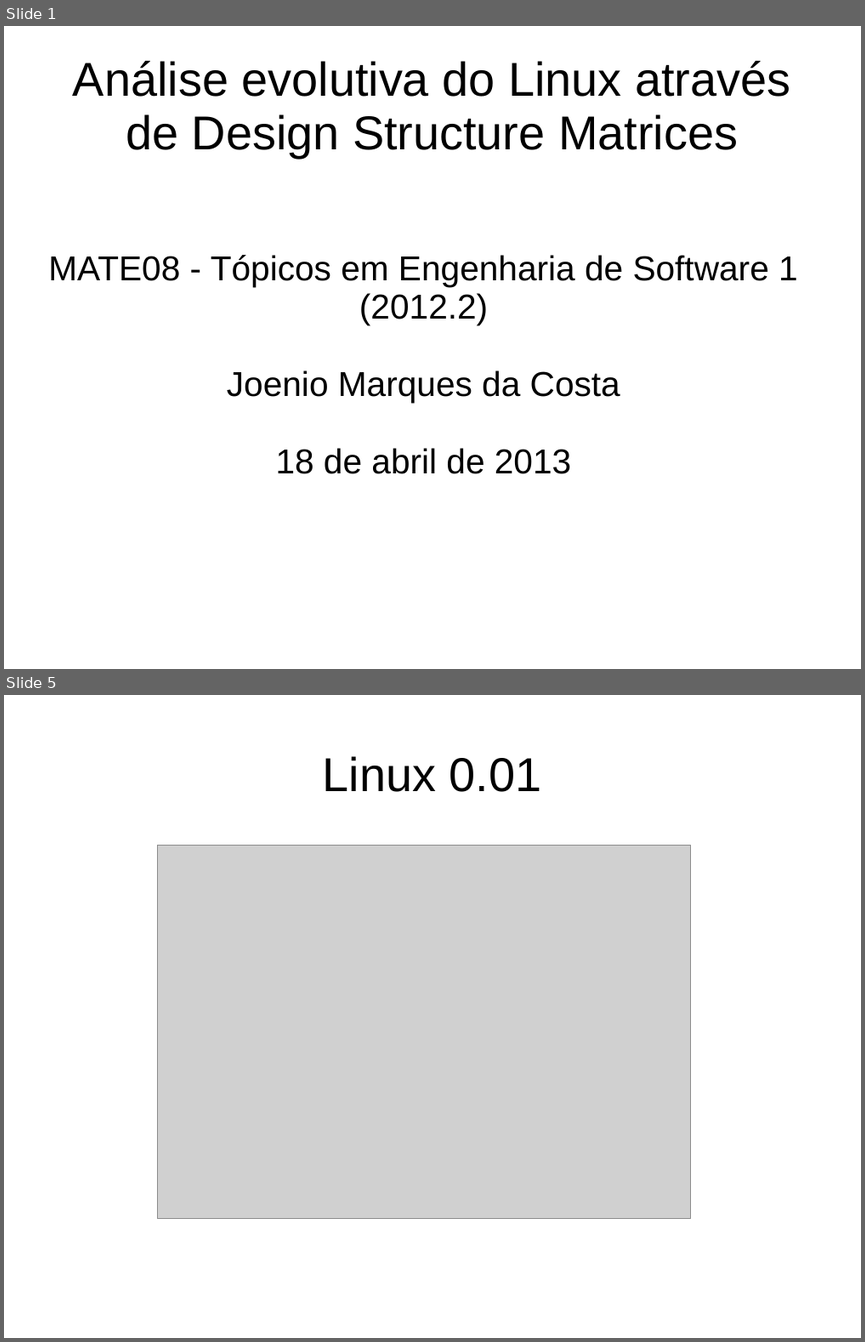
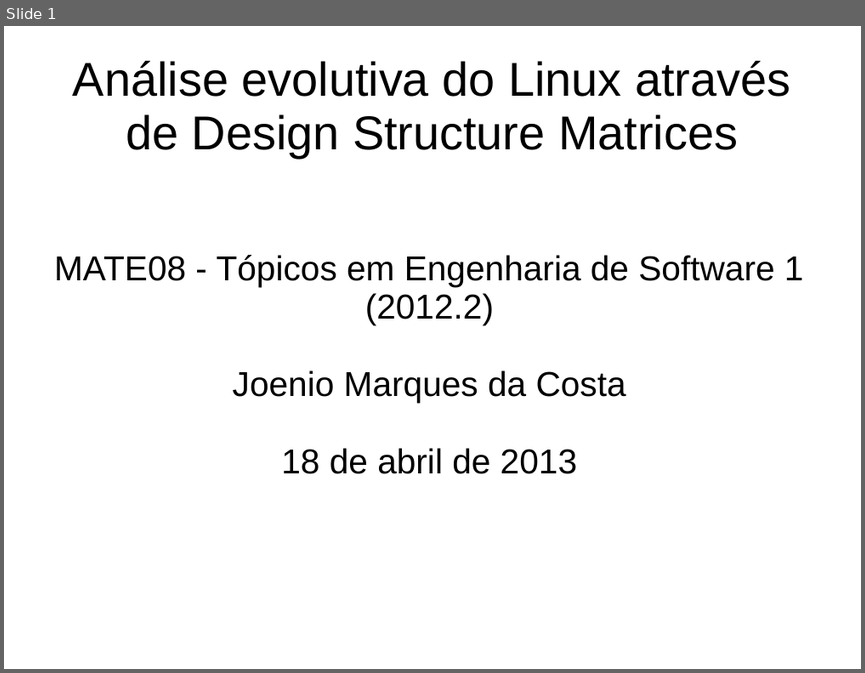
Before and after one commit to joenio/mestrado-ufba, a slide deck: MAT08/Trabalho/Relatorio/slides.ppt. Shown one above the other, each under a label of ours: slides 1 and 5 before the commit, slide 1 after it; the slides between them are not shown. The pictures are 865x1342 and 865x673 pixels, drawn with LibreOffice and Linux fonts; fonts in the diff are those of the drawing; grey boxes stand for pictures. Boxes give left, top, right and bottom in pixels: in the first picture for what was removed or moved away, otherwise in the second. Text is boxed around its words. In the diff, an @@ line names an element or a change of style, - is before the commit and + after.

```diff
--- a/MAT08/Trabalho/Relatorio/slides.ppt
+++ b/MAT08/Trabalho/Relatorio/slides.ppt
@@ slide 5 removed at [4,695,861,1338], background #FFFFFF @@
@@ title removed at [323,756,542,792] @@
-Linux 0.01
@@ picture removed at [158,845,691,1219] @@
@@ slide 1 changed as well @@
@@ subtitle "MATE08 - Tópicos em Engenharia ..." at [54,255,804,474]: indent changed @@
```
Also in this commit, not shown: 9 slides added, 8 other slides removed, 5 other files.
